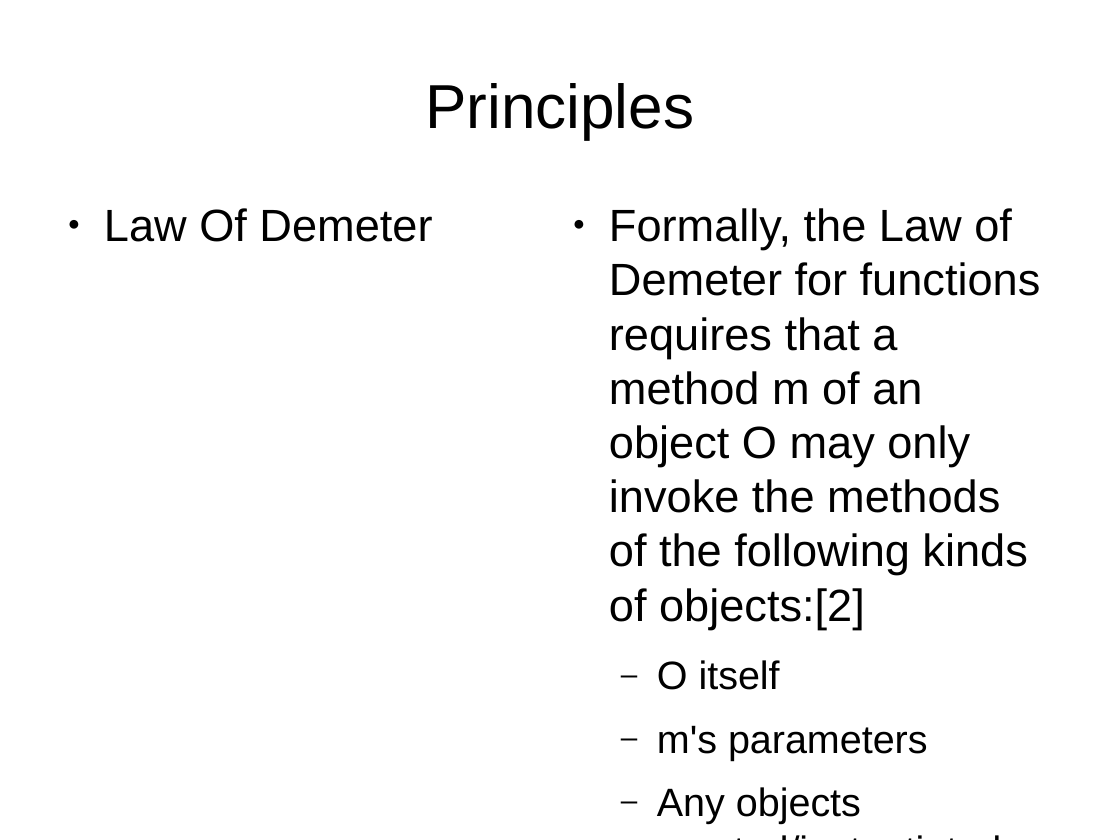
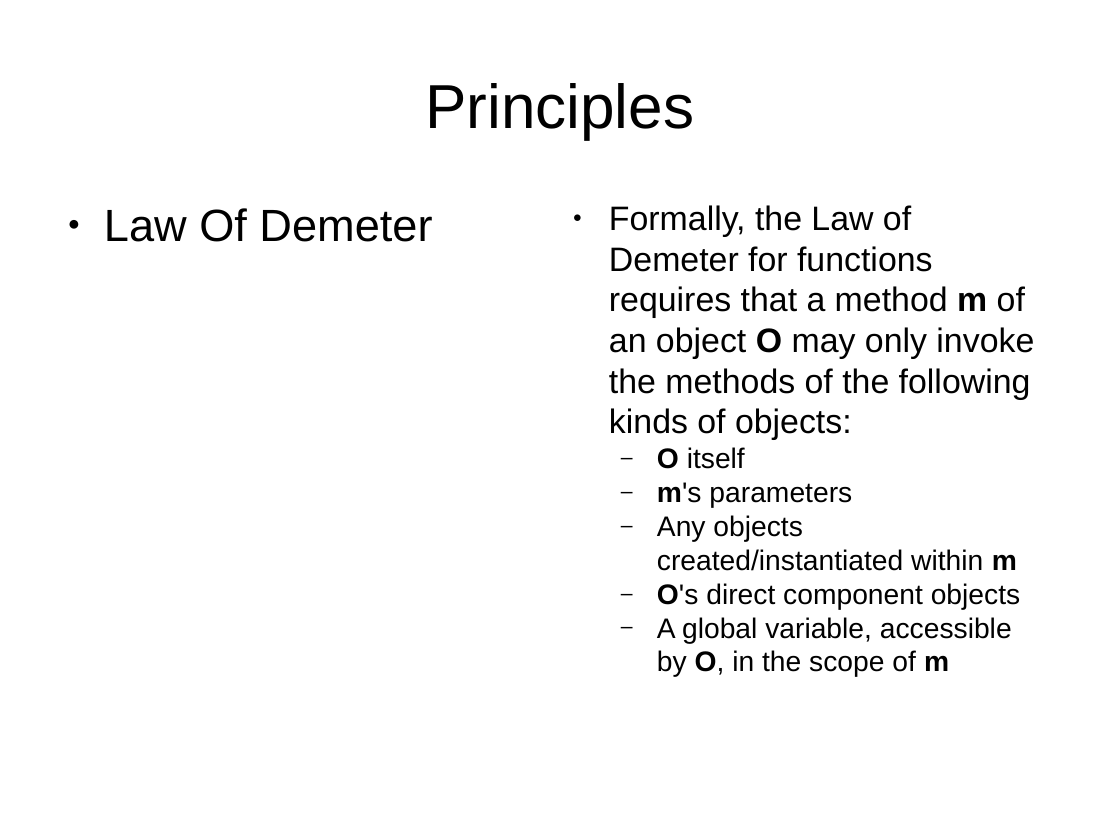
Before and after one commit to tonybaines/oo-design-principles, a slide deck: slide 23 of OO Design Workshop.pptx. Drawn at 1120x840 pixels with LibreOffice and Linux fonts; fonts in the diff are those of the drawing. Boxes give left, top, right and bottom in pixels: in the first picture for what was removed or moved away, otherwise in the second. Text is boxed around its words. In the diff, an @@ line names an element or a change of style, - is before the commit and + after.

```diff
--- a/OO Design Workshop.pptx
+++ b/OO Design Workshop.pptx
@@ text at bbox=[609, 205, 1034, 440]: text changed; size 32 to 24 pt @@
-● Formally, the Law of Demeter for functions requires that a method m of an object O may only invoke the methods of the following kinds of objects:[2]
+● Formally, the Law of Demeter for functions requires that a method m of an object O may only invoke the methods of the following kinds of objects:
@@ text at bbox=[657, 447, 1020, 677]: size 28 to 20 pt in "O itself", "m's parameters", "Any objects created/instantiated within m", "O's direct component objects" and 1 more places; bold on in "O", "m's", "m", "O's" and 1 more places; less space between paragraphs @@
```
Also in this commit, not shown: 11 other slides changed, 1 slide added.
